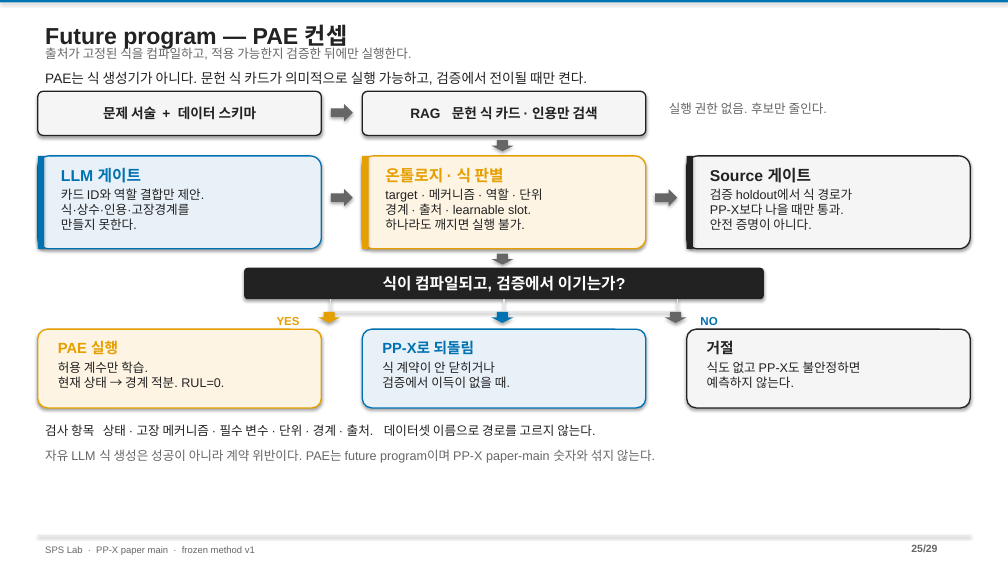
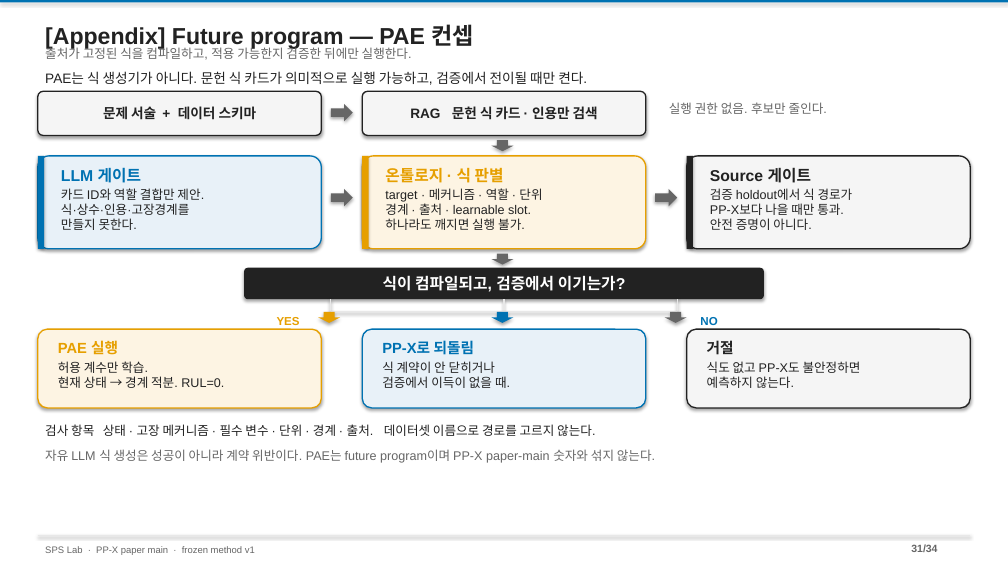
Before and after one commit to amumujs-create/pp_pae_total, a slide deck: slide 31 of output/PP_Research_Detailed_v2.pptx (slide 25 before the commit). Drawn at 1008x567 pixels with LibreOffice and Linux fonts; fonts in the diff are those of the drawing. Boxes give left, top, right and bottom in pixels: in the first picture for what was removed or moved away, otherwise in the second. Text is boxed around its words. In the diff, an @@ line names an element or a change of style, - is before the commit and + after.

```diff
--- a/output/PP_Research_Detailed_v2.pptx
+++ b/output/PP_Research_Detailed_v2.pptx
@@ text at (45, 24, 474, 49): text changed @@
-Future program — PAE 컨셉
+[Appendix] Future program — PAE 컨셉
@@ text at (911, 544, 937, 552): text changed @@
-25/29
+31/34
```
Also in this commit, not shown: 27 other slides changed, 5 slides added, 3 other files.
